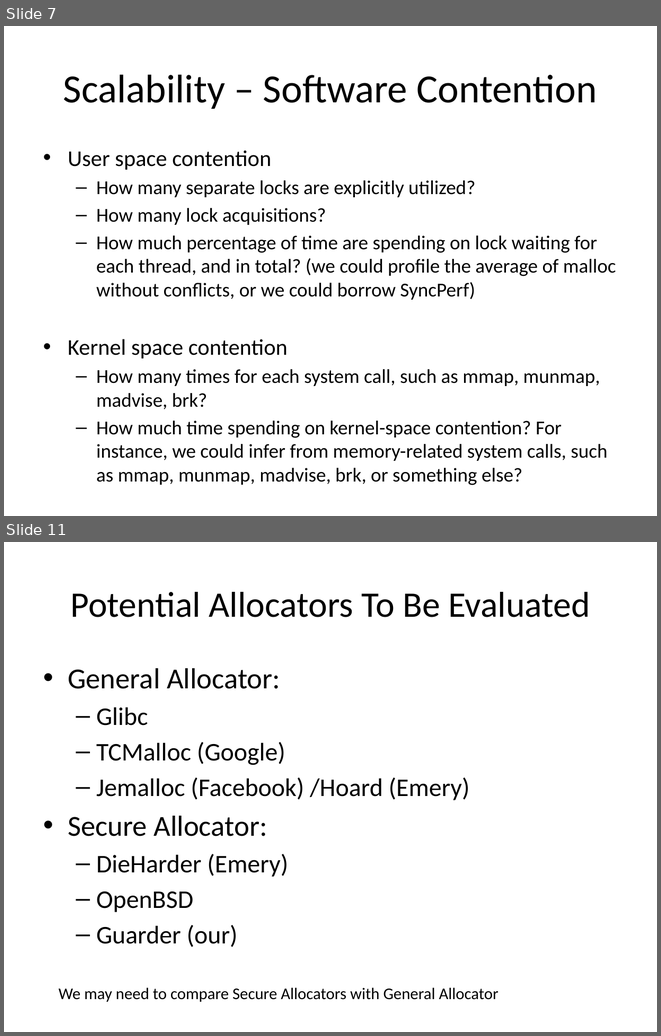
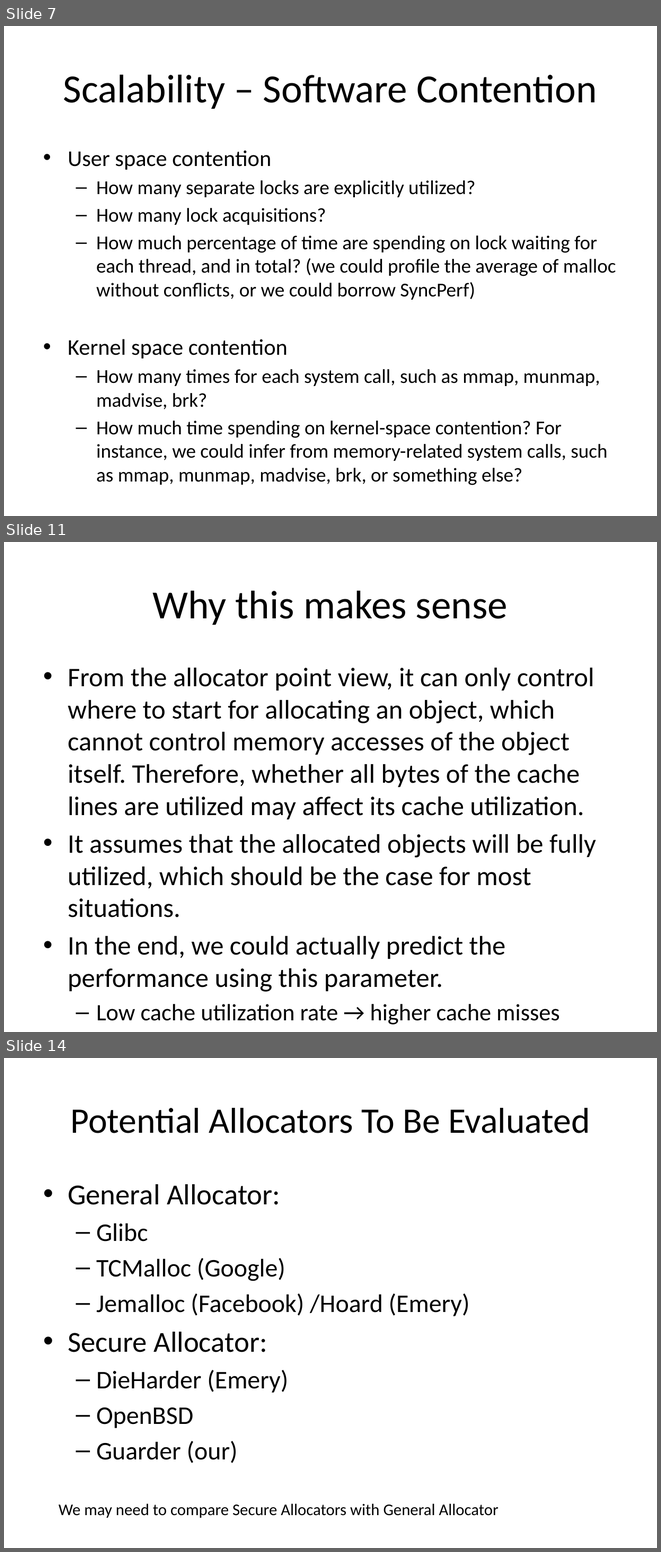
Before and after one commit to UTSASRG/MemPerf-Pro, a slide deck: AllocatorProfiler.pptx. Shown one above the other, each under a label of ours: slides 7 and 11 before the commit, slides 7, 11 and 14 after it; the slides between them are not shown. The pictures are 661x1036 and 661x1552 pixels, drawn with LibreOffice and Linux fonts; fonts in the diff are those of the drawing. Boxes give left, top, right and bottom in pixels: in the first picture for what was removed or moved away, otherwise in the second. Text is boxed around its words. In the diff, an @@ line names an element or a change of style, - is before the commit and + after.

```diff
--- a/AllocatorProfiler.pptx
+++ b/AllocatorProfiler.pptx
@@ slide 11 added at (4,542,657,1032), background #FFFFFF @@
@@ title added at (153,590,508,625), 44 pt, text #000000 @@
+Why this makes sense
@@ text added at (68,668,596,991), 29.6 pt, text #000000 @@
+• From the allocator point view, it can only control where to start for allocating an object, which cannot control memory accesses of the object itself. Therefore, whether all bytes of the cache lines are utilized may affect its cache utilization.
+• It assumes that the allocated objects will be fully utilized, which should be the case for most situations.
+• In the end, we could actually predict the performance using this parameter.
+  – Low cache utilization rate → higher cache misses
@@ what was slide 11 is now slide 14 @@
```
Also in this commit, not shown: 3 slides changed, 2 other slides added.
